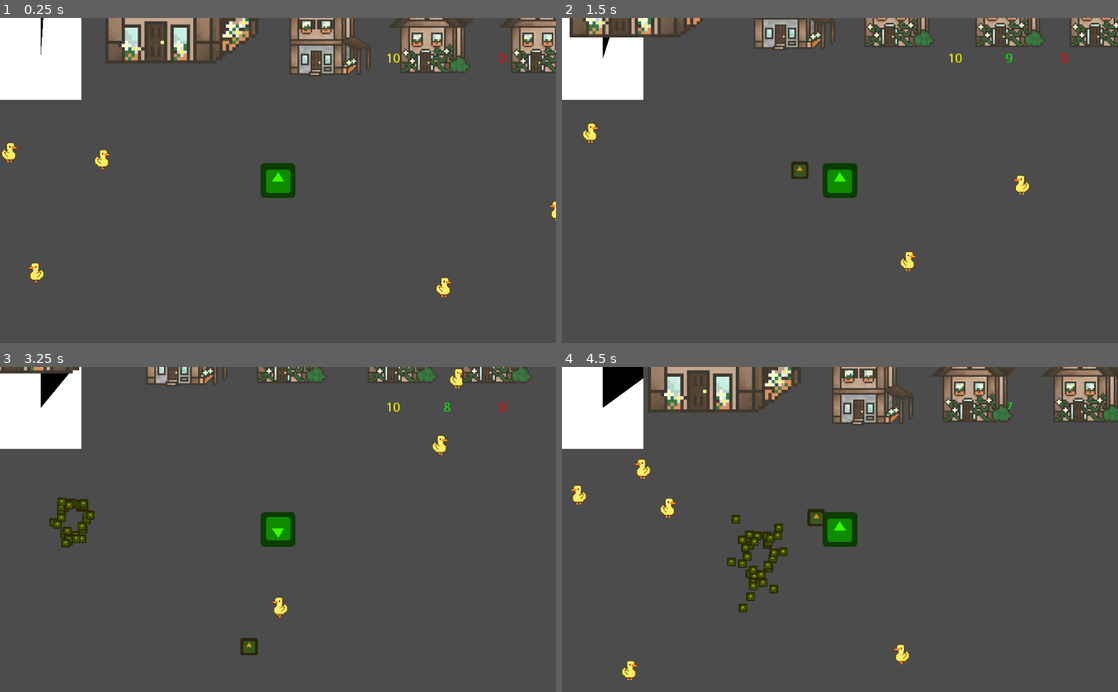
Above: before the commit, frames 1-4 (two rows, left to right).
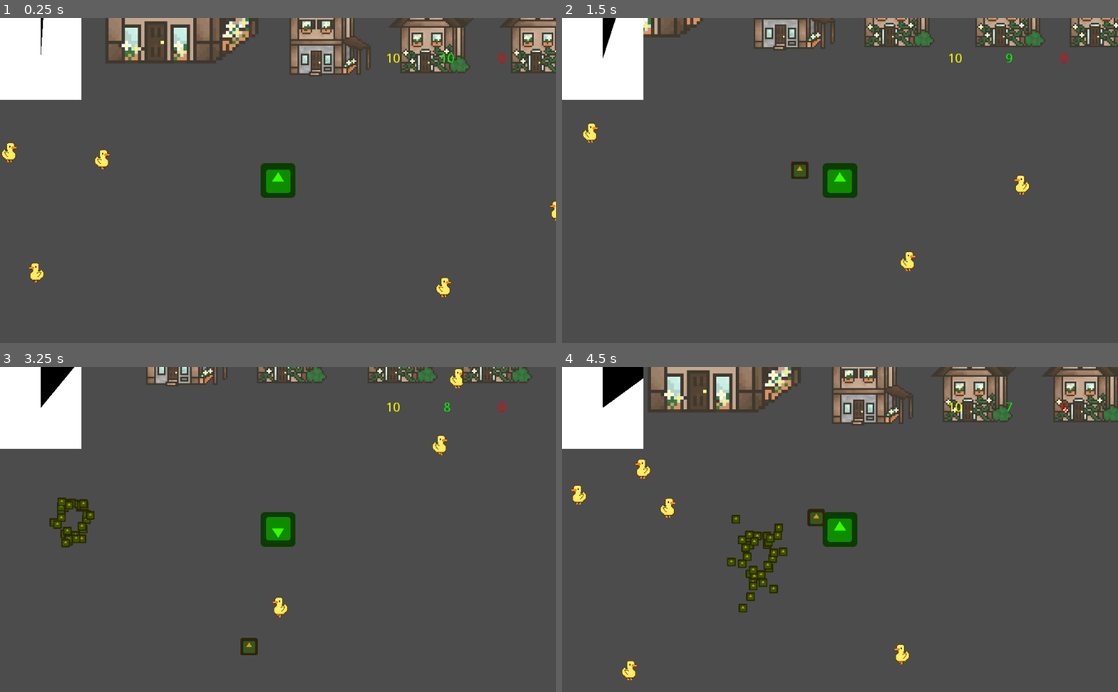
Above: after the commit, the same moments.

Repository: ygda-org/duckin
Game: Godot game, scene res://scenes/game/game_scene.tscn
Two runs of this game, one before a commit and one after it. Both use one fixed random seed, a clock stepped at 60 frames per second and the inputs below. The engine's default icon, where the game draws it, is replaced by a stand-in: a white triangle on a blue panel in a dark square.
Inputs (mouse positions are in pixels of both pictures, inside the frame that each line leads up to):
- Up to frame 1 (0.25 s): no input
- Up to frame 2 (1.5 s): move the mouse to (962, 164) at 0.52 s; hold D (move_right) 0.53-1.28 s; tap E (interact) at 0.6 s; move the mouse to (728, 196) at 1.27 s; hold S (move_backwards) from 1.28 s (still down); click (728, 196) at 1.35 s
- Up to frame 3 (3.25 s): move the mouse to (333, 458) at 2.02 s; release S (move_backwards) at 2.03 s; hold D (move_right) 2.03-2.78 s; tap E (interact) at 2.1 s; move the mouse to (250, 594) at 2.77 s; hold W (move_forwards) from 2.78 s (still down); click (250, 594) at 2.85 s
- Up to frame 4 (4.5 s): move the mouse to (1006, 578) at 3.52 s; release W (move_forwards) at 3.53 s; hold A (move_left) from 3.53 s (still down); tap E (interact) at 3.6 s; move the mouse to (673, 480) at 4.27 s; click (673, 480) at 4.35 s

The runs differ from the first frame. In frame 1, less than 0.1% of the frame differs, in the area x 79-82%, y 10-14%; in frame 2, 0.8%, in the area x 1-15%, y 0-6%; in frame 3, 0.3%; in frame 4, less than 0.1%.

Commit message:
Timer/Player info above scene
The player is now rendered on top of the other details in the scene, meaning that the timer and the info box containing Coins/Seeds/Ducks is always visible.

Diff:
--- a/scenes/recruit_phase/Recruit_Scene.tscn
+++ b/scenes/recruit_phase/Recruit_Scene.tscn
@@ -9,10 +9,10 @@
 [node name="DuckSpawner" type="Node2D" parent="."]
 script = ExtResource( 2 )
 
-[node name="player" parent="." instance=ExtResource( 1 )]
-
 [node name="TileMap" type="TileMap" parent="."]
 scale = Vector2( 3, 3 )
 tile_set = ExtResource( 3 )
 format = 1
 tile_data = PoolIntArray( -131074, 13, 0, -131072, 12, 0, -131071, 1, 0, -131070, 2, 0, -131069, 3, 0, -131068, 11, 0, -131067, 6, 0 )
+
+[node name="player" parent="." instance=ExtResource( 1 )]
